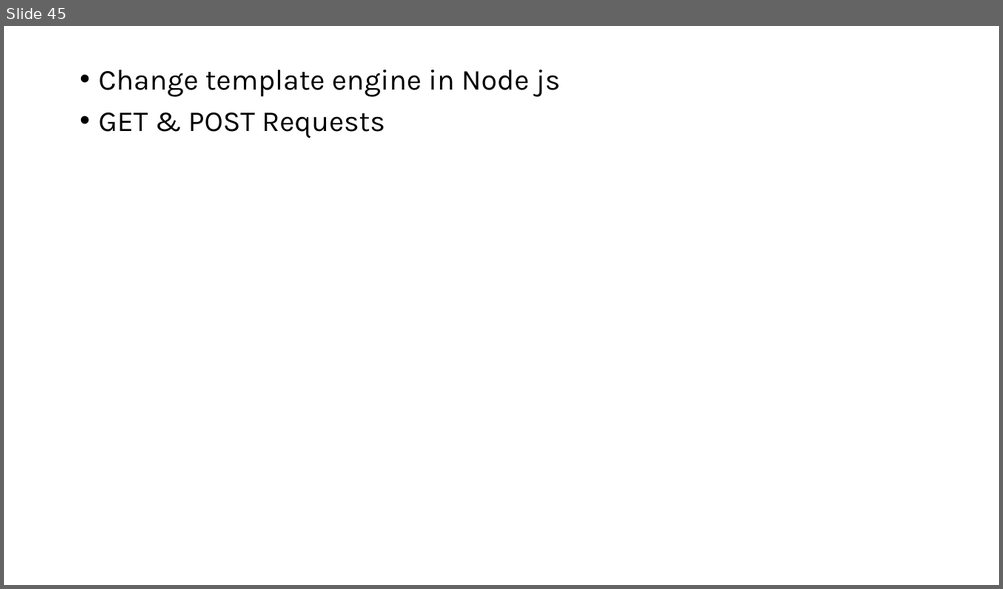
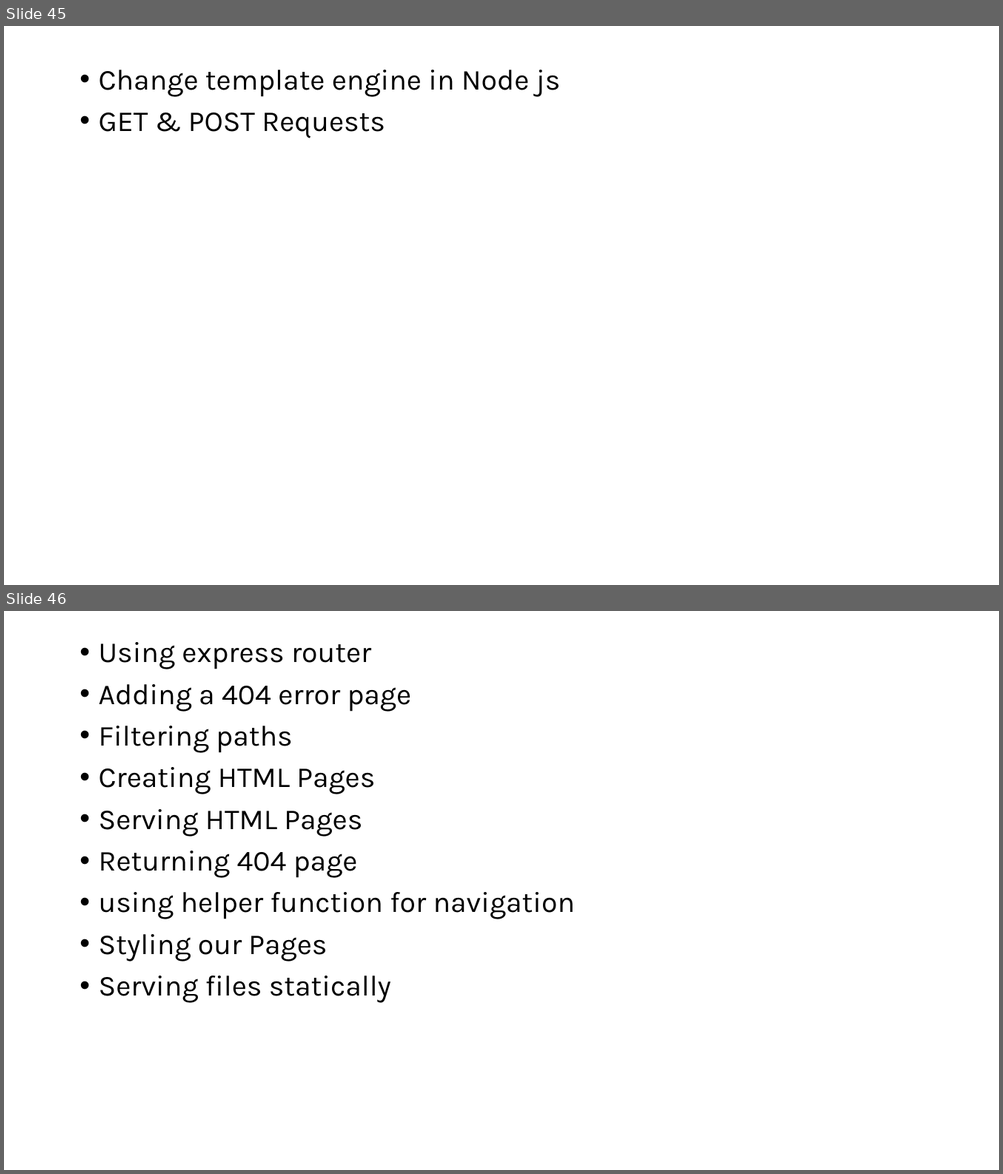
Before and after one commit to PiyushChaturvedii/Batch05, a slide deck: node/Nodejs.pptx. Shown one above the other, each under a label of ours: slide 45 before the commit, slides 45 and 46 after it. The pictures are 1003x589 and 1003x1174 pixels, drawn with LibreOffice and Linux fonts; fonts in the diff are those of the drawing. Boxes give left, top, right and bottom in pixels: in the first picture for what was removed or moved away, otherwise in the second. Text is boxed around its words. In the diff, an @@ line names an element or a change of style, - is before the commit and + after.

```diff
--- a/node/Nodejs.pptx
+++ b/node/Nodejs.pptx
@@ slide 46 added at [4, 611, 999, 1170], background #FFFFFF @@
@@ text added at [99, 642, 575, 1003], 28 pt, text #000000 @@
+• Using express router
+• Adding a 404 error page
+• Filtering paths
+• Creating HTML Pages
+• Serving HTML Pages
+• Returning 404 page
+• using helper function for navigation
+• Styling our Pages
+• Serving files statically
```
Also in this commit, not shown: 1 other slide added, 14 other files.
